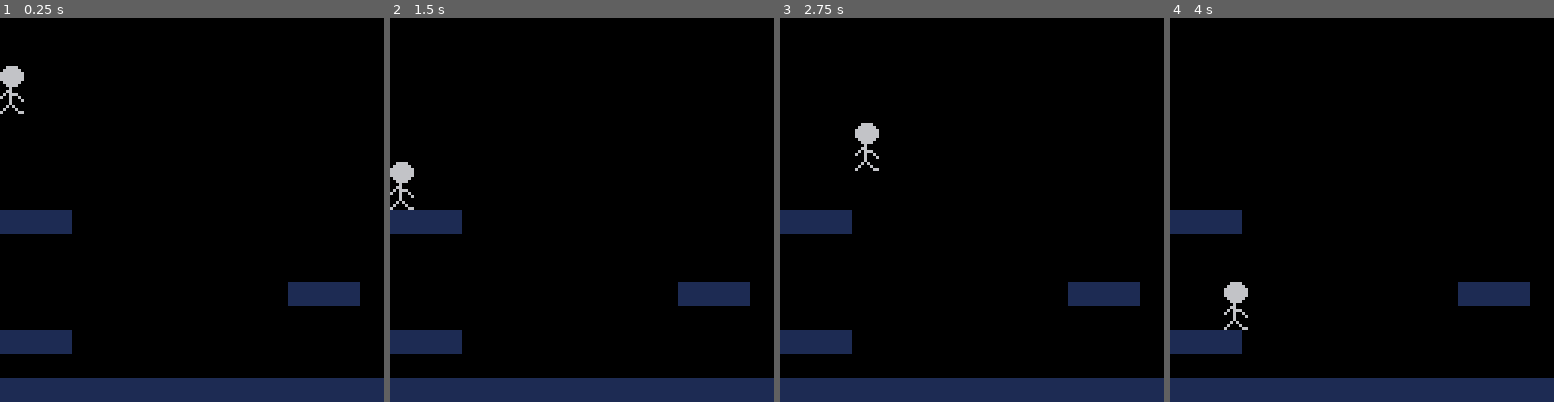
Above: before the commit, frames 1-4 (left to right).
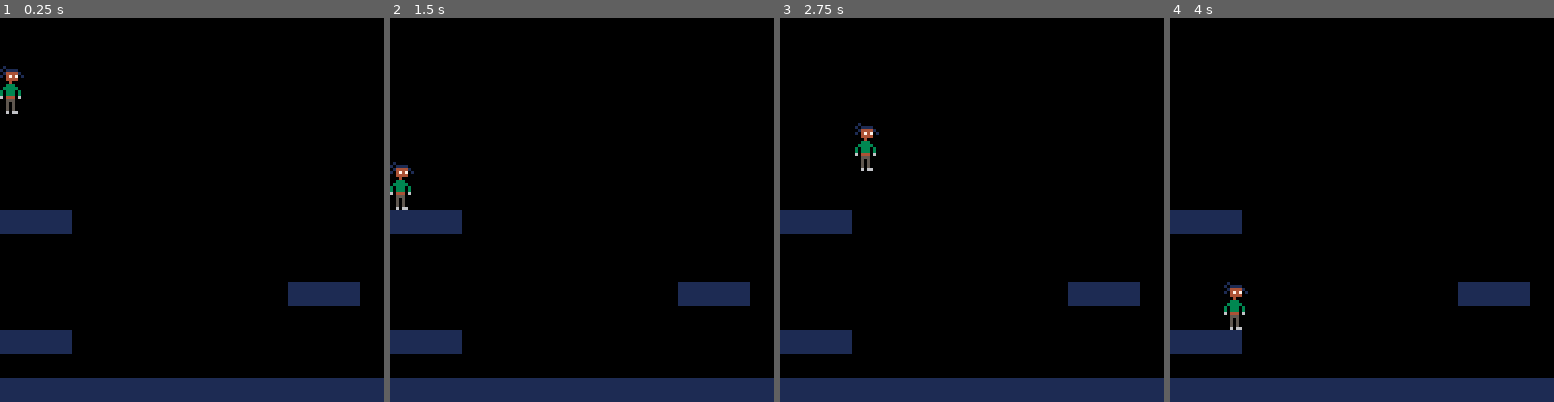
Above: after the commit, the same moments.

Repository: xMunchy/Mirror_Image
Game: PICO-8 cartridge prog.p8
The game is run twice, just before and just after one commit, with the same random seed, the same clock (stepped at 60 frames per second) and the same inputs.
Inputs:
- Up to frame 1 (0.25 s): no input
- Up to frame 2 (1.5 s): no input
- Up to frame 3 (2.75 s): hold Right 1.6-2.1 s; hold Up 2.15-2.42 s; hold Right from 2.47 s (still down)
- Up to frame 4 (4 s): release Right at 3.03 s; hold Left 3.08-3.58 s; hold Down 3.63-3.97 s

The runs differ from the first frame. In frame 1, 0.5% of the frame differs, in the area x 0-7%, y 12-25%; in frame 2, 0.5%; in frame 3, 0.5%; in frame 4, 0.5%.

Commit message:
added character sprites
standing, crouching, running

Diff:
--- a/prog.p8
+++ b/prog.p8
@@ -174,22 +174,22 @@
  spr(player.s,player.x,player.y,player.s_w,player.s_h)
 end
 __gfx__
-00000000006666000000000011111111000000000000000000000000000000000000000000000000000000000000000000000000000000000000000000000000
-00000000066666600000000011111111000000000000000000000000000000000000000000000000000000000000000000000000000000000000000000000000
-00700700666666660000000011111111000000000000000000000000000000000000000000000000000000000000000000000000000000000000000000000000
-00077000666666660000000011111111000000000000000000000000000000000000000000000000000000000000000000000000000000000000000000000000
-00077000666666660000000011111111000000000000000000000000000000000000000000000000000000000000000000000000000000000000000000000000
-00700700066666600000000011111111000000000000000000000000000000000000000000000000000000000000000000000000000000000000000000000000
-00000000006666000000000011111111000000000000000000000000000000000000000000000000000000000000000000000000000000000000000000000000
-00000000000600000000000011111111000000000000000000000000000000000000000000000000000000000000000000000000000000000000000000000000
-00000000006600000066660000000000000000000000000000000000000000000000000000000000000000000000000000000000000000000000000000000000
-00000000060666000666666000000000000000000000000000000000000000000000000000000000000000000000000000000000000000000000000000000000
-00000000600600606666666600000000000000000000000000000000000000000000000000000000000000000000000000000000000000000000000000000000
-00000000000600066666666600000000000000000000000000000000000000000000000000000000000000000000000000000000000000000000000000000000
-00000000000600006666666600000000000000000000000000000000000000000000000000000000000000000000000000000000000000000000000000000000
-00000000006060006666666600000000000000000000000000000000000000000000000000000000000000000000000000000000000000000000000000000000
-00000000060006000666666000000000000000000000000000000000000000000000000000000000000000000000000000000000000000000000000000000000
-00000000600000660066660000000000000000000000000000000000000000000000000000000000000000000000000000000000000000000000000000000000
+00000000010000000000000011111111010000000000000000000000000000000000000000000000000000000000000000000000000000000000000000000000
+00000000101111000000000011111111101111000000000000000000000000000000000000000000000000000000000000000000000000000000000000000000
+00700700014444100000000011111111014444100000000000000000000000000000000000000000000000000000000000000000000000000000000000000000
+00077000104747010000000011111111104747010000000000000000000000000000000000000000000000000000000000000000000000000000000000000000
+00077000004444000000000011111111004444000000000000000000000000000000000000000000000000000000000000000000000000000000000000000000
+00700700000400000000000011111111000400000000000000000000000000000000000000000000000000000000000000000000000000000000000000000000
+00000000003330000000000011111111003330000000000000000000000000000000000000000000000000000000000000000000000000000000000000000000
+00000000033333000000000011111111033333000000000000000000000000000000000000000000000000000000000000000000000000000000000000000000
+00000000303330300101111000000000303330300000000000000000000000000000000000000000000000000000000000000000000000000000000000000000
+00000000303330301014444100000000303330300000000000000000000000000000000000000000000000000000000000000000000000000000000000000000
+00000000604440600104747000000000604440600000000000000000000000000000000000000000000000000000000000000000000000000000000000000000
+00000000005550000004444000000000005550000000000000000000000000000000000000000000000000000000000000000000000000000000000000000000
+00000000005050000003333300000000005050000000000000000000000000000000000000000000000000000000000000000000000000000000000000000000
+00000000005050000060330600000000655050000000000000000000000000000000000000000000000000000000000000000000000000000000000000000000
+00000000005050000005555000000000600050000000000000000000000000000000000000000000000000000000000000000000000000000000000000000000
+00000000006066000655006000000000000066000000000000000000000000000000000000000000000000000000000000000000000000000000000000000000
 __gff__
 0000000100000000000000000000000000000000000000000000000000000000000000000000000000000000000000000000000000000000000000000000000000000000000000000000000000000000000000000000000000000000000000000000000000000000000000000000000000000000000000000000000000000000
 0000000000000000000000000000000000000000000000000000000000000000000000000000000000000000000000000000000000000000000000000000000000000000000000000000000000000000000000000000000000000000000000000000000000000000000000000000000000000000000000000000000000000000
